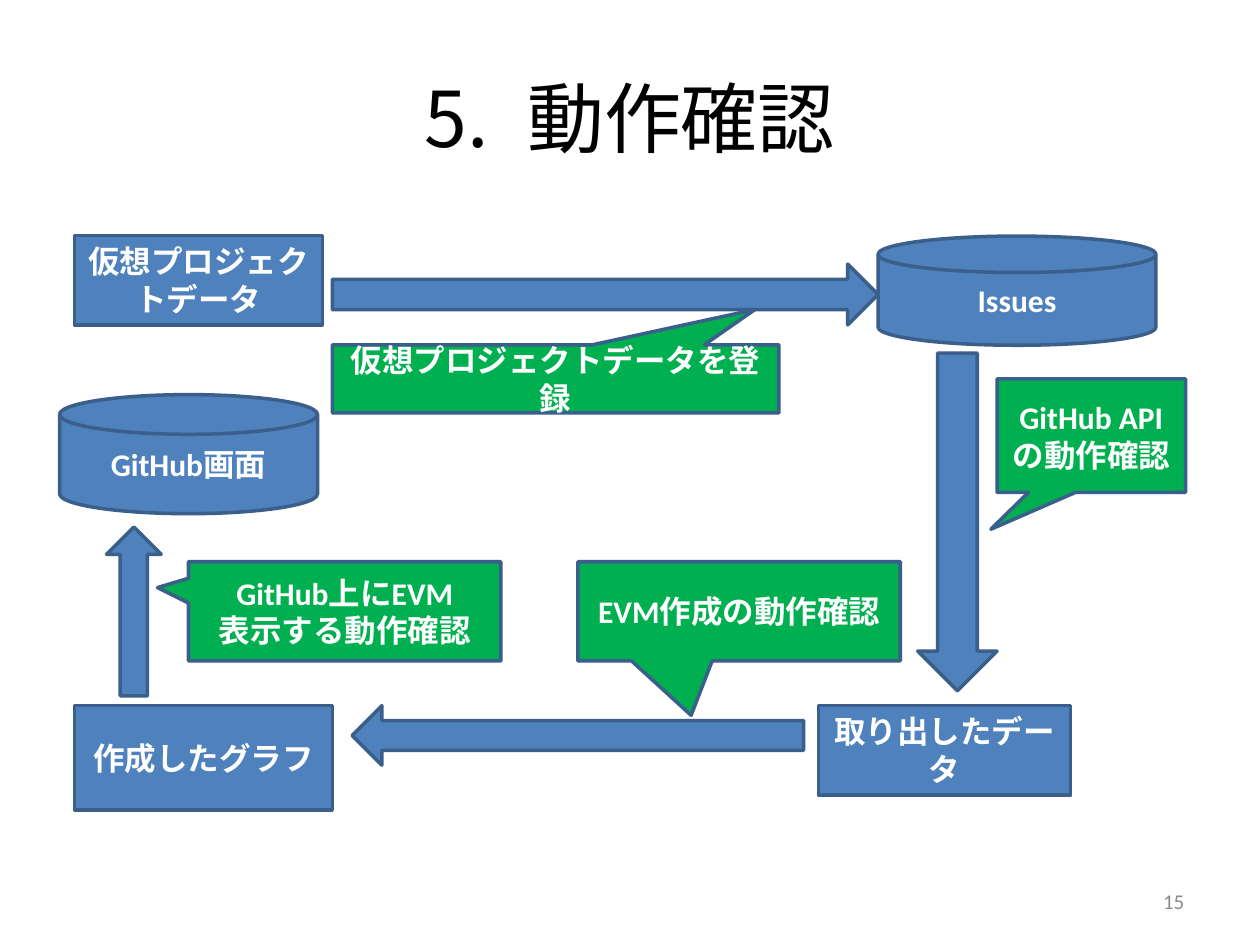
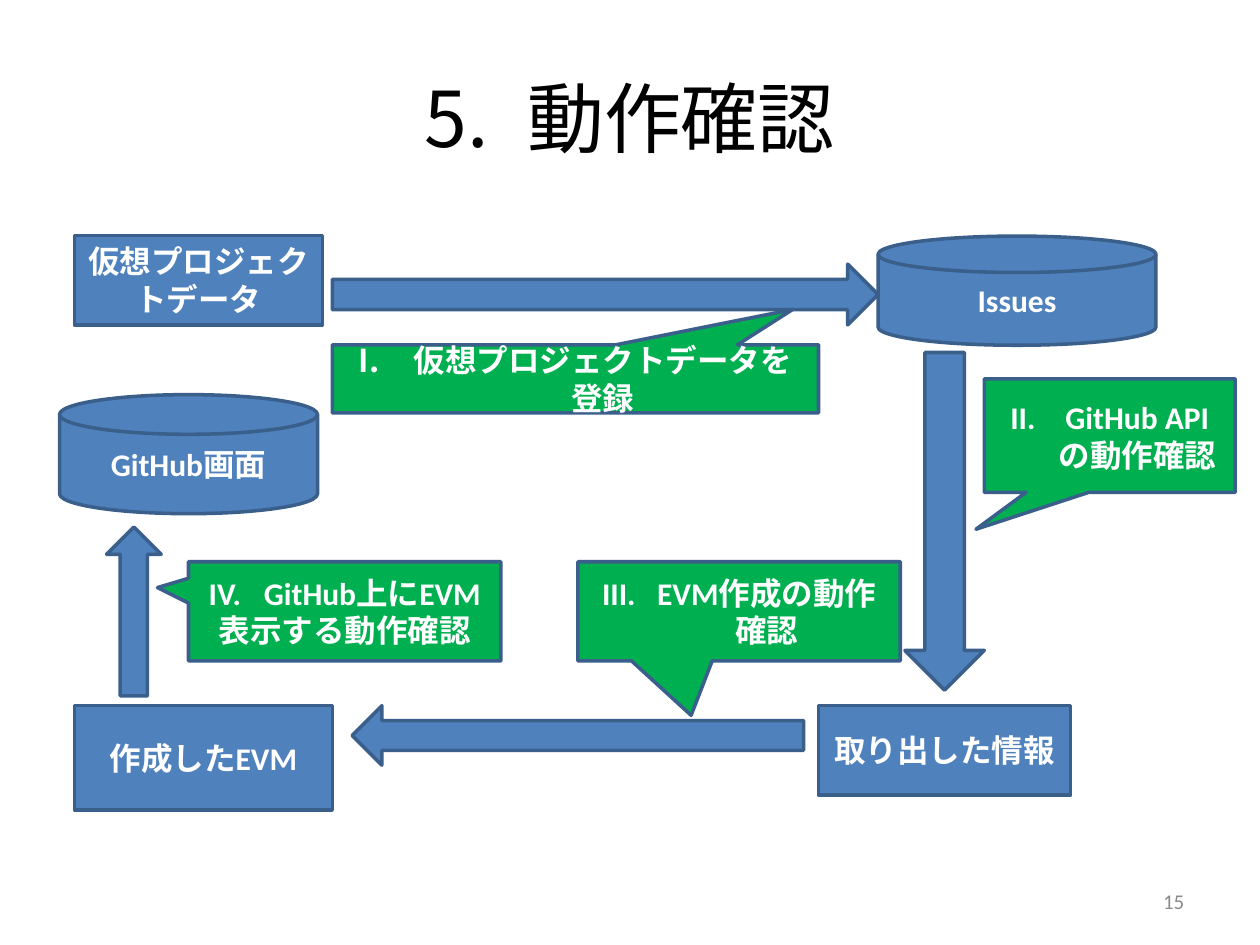
Before and after one commit to keimatsui/kadai, a slide deck: slide 15 of 卒業論文/2012/工藤亮/卒論発表（工藤）.pptx. Drawn at 1260x945 pixels with LibreOffice and Linux fonts; fonts in the diff are those of the drawing. Boxes give left, top, right and bottom in pixels: in the first picture for what was removed or moved away, otherwise in the second. Text is boxed around its words. In the diff, an @@ line names an element or a change of style, - is before the commit and + after.

```diff
--- a/卒業論文/2012/工藤亮/卒論発表（工藤）.pptx
+++ b/卒業論文/2012/工藤亮/卒論発表（工藤）.pptx
@@ speech box "仮想プロジェクトデータを登録": place and size @@
-speech box "仮想プロジェクトデータを登録" at box(333, 345, 779, 413)
+speech box "仮想プロジェクトデータを登録" at box(333, 345, 819, 413)
@@ down arrow: place and size @@
-down arrow at box(917, 353, 997, 690)
+down arrow at box(905, 353, 984, 690)
@@ bullet none to I. in 3 elements at box(578, 562, 901, 662), box(333, 345, 819, 413), box(984, 379, 1235, 493) @@
@@ speech box "GitHub APIの動作確認": place and size @@
-speech box "GitHub APIの動作確認" at box(997, 379, 1186, 493)
+speech box "GitHub APIの動作確認" at box(984, 379, 1235, 493)
@@ text in speech box at box(264, 578, 481, 607): bullet none to I. @@
@@ text in rectangle at box(110, 743, 297, 773): text changed @@
-作成したグラフ
+作成したEVM
@@ text in rectangle at box(834, 735, 1055, 765): text changed @@
-取り出したデータ
+取り出した情報
```
Also in this commit, not shown: 8 other slides changed, 1 slide removed, 1 other file.
